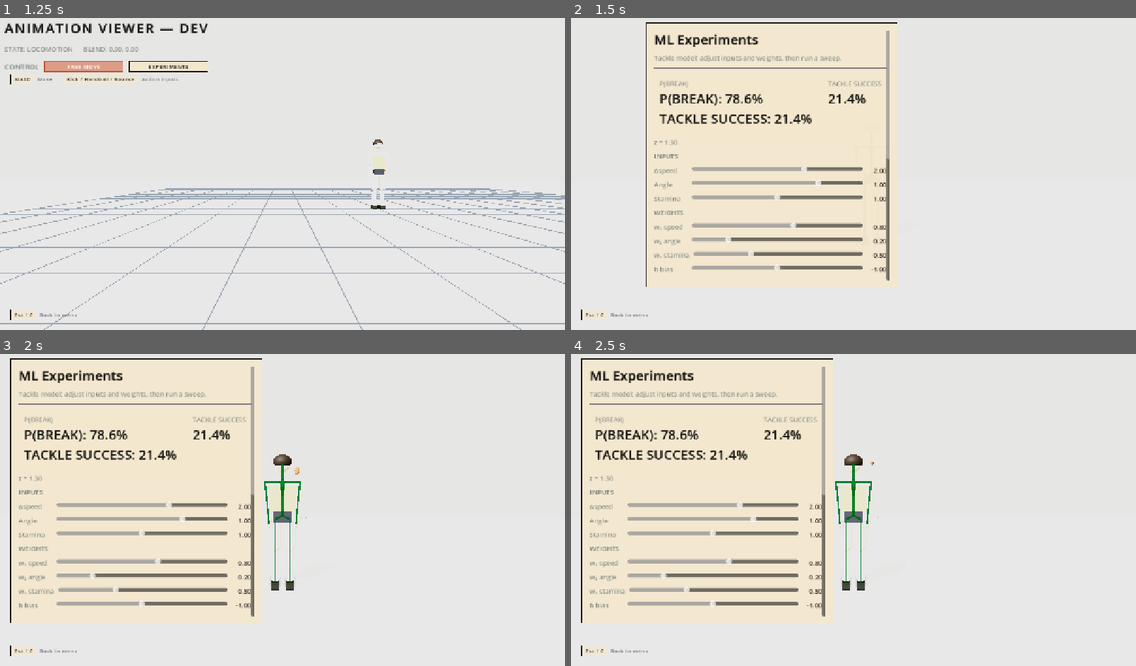
Above: before the commit, frames 1-4 (two rows, left to right).
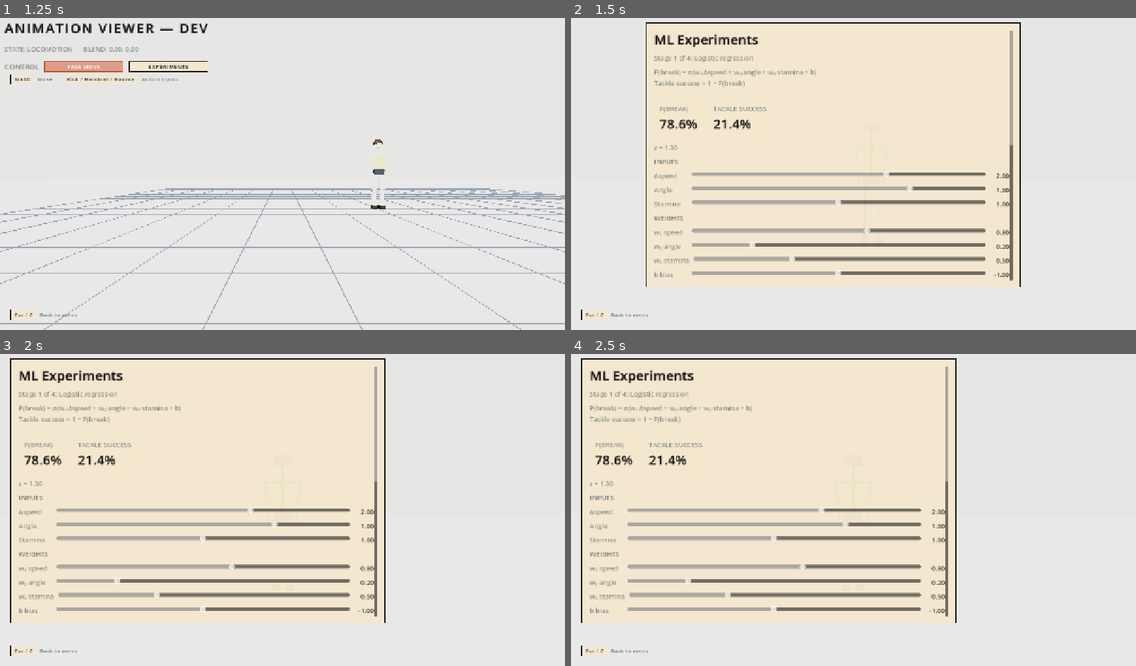
Above: after the commit, the same moments.

Repository: Yaandle/aussie-rules2
Game: Godot game, scene res://scenes/dev/animation_viewer.tscn
The game is run twice, just before and just after one commit, with the same random seed, the same clock (stepped at 60 frames per second) and the same inputs. This scene is started directly instead of the project's main scene.
Inputs (mouse positions are in pixels of both pictures, inside the frame that each line leads up to):
- Up to frame 1 (1.25 s): click "FREE MOVE" at 0.5 s
- Up to frame 2 (1.5 s): click "EXPERIMENTS" at 1.25 s
- Up to frame 3 (2 s): no input
- Up to frame 4 (2.5 s): click (661, 634) at 2 s, where only the run before the commit has a clickable "100 attempts each"

Frame 1 is identical in both runs. In frame 2, 18% of the frame differs, in the area x 14-80%, y 1-87%; in frame 3, 18%, in the area x 3-69%, y 1-87%; in frame 4, 18%.
Error before the commit: Invalid assignment of property or key 'text' with value of type 'String' on a base object of type 'Nil'. (res://scripts/dev/ml_experiment_viewer.gd:304)

Commit message:
update ml viewer

Diff:
--- a/scripts/dev/ml_experiment_viewer.gd
+++ b/scripts/dev/ml_experiment_viewer.gd
@@ -1,5 +1,11 @@
 class_name MLExperimentViewer
 extends RefCounted
+
+const STAGES := ["Logistic regression", "Genetic algorithm", "MLP", "Deep Q-learning"]
+const ACTIVE_STAGE := 0
+const SWEEP_VALUES := [0.0, 0.2, 0.4, 0.6, 0.8]
+
+
 
 ## Split out of animation_viewer.gd: the ML Experiments side panel
 ## (tackle-break-probability model + sweep). Self-contained UI + logic;
@@ -89,7 +95,8 @@
 		UIStyle.TEXT_PRIMARY,
 		UIStyle.WEIGHT_HEAVY
 	))
-	root.add_child(_muted_caption("Tackle model: adjust inputs and weights, then run a sweep."))
+	root.add_child(_muted_caption("Stage %d of %d: %s" % [ACTIVE_STAGE + 1, STAGES.size(), STAGES[ACTIVE_STAGE]]))
+	root.add_child(_muted_caption("P(break) = σ(w₁·Δspeed + w₂·angle + w₃·stamina + b)\nTackle success = 1 − P(break)"))
 	root.add_child(HSeparator.new())
 
 	var metrics := GridContainer.new()
@@ -143,30 +150,21 @@
 	var attempts := OptionButton.new()
 	attempts.add_item("100 attempts each", 100)
 	attempts.add_item("1,000 attempts each", 1000)
+	attempts.add_item("10,000 attempts each", 10000)
+	attempts.select(1)
 	attempts.size_flags_horizontal = Control.SIZE_EXPAND_FILL
 	run_row.add_child(attempts)
 
+	var run_sweep := func() -> void:
+		_run_tackle_experiment(
+			{"dspeed": dspeed.value, "angle": angle.value, "stamina": stamina.value},
+			{"w_speed": w1.value, "w_stamina": w3.value, "bias": bias.value},
+			attempts.get_selected_id()
+		)
+
 	var run := _viewer.make_dev_button("RUN")
-	run.pressed.connect(func() -> void:
-		var n := attempts.get_selected_id()
-		_run_tackle_experiment(
-			dspeed.value,
-			angle.value,
-			stamina.value,
-			w2.value,
-			n
-		)
-	)
+	run.pressed.connect(run_sweep)
 	run_row.add_child(run)
-
-	_run_tackle_experiment(dspeed.value, angle.value, stamina.value, w2.value, attempts.get_selected_id())
-
-	var back_button := _viewer.make_dev_button("← Back")
-	back_button.add_theme_font_size_override(&"font_size", UIStyle.SIZE_LABEL)
-	back_button.pressed.connect(func() -> void:
-		set_open(false)
-	)
-	root.add_child(back_button)
 
 	var legend := HBoxContainer.new()
 	legend.add_theme_constant_override(&"separation", 16)
@@ -177,11 +175,7 @@
 	_chart = TackleChartScript.new()
 	root.add_child(_chart)
 
-	_experiment_results = UIStyle.label(
-		"Results\n—",
-		UIStyle.SIZE_LABEL,
-		UIStyle.TEXT_PRIMARY
-	)
+	_experiment_results = UIStyle.label("RESULTS\n—", UIStyle.SIZE_LABEL, UIStyle.TEXT_PRIMARY)
 	root.add_child(_experiment_results)
 
 	var summary := GridContainer.new()
@@ -190,16 +184,22 @@
 	summary.add_theme_constant_override(&"v_separation", 12)
 	root.add_child(summary)
 
-	var s2_card := _metric_card("0.2 → 0.8")
+	var s2_card := _metric_card("TWO-POINT 0.2 → 0.8")
 	_experiment_s2_label = s2_card.value_label
 	summary.add_child(s2_card.node)
 
-	var sf_card := _metric_card("0.0 → 0.8")
+	var sf_card := _metric_card("FULL RANGE 0.0 → 0.8")
 	_experiment_sf_label = sf_card.value_label
 	summary.add_child(sf_card.node)
 
-	_experiment_status = _muted_caption("Percentage points per weight unit.")
+	_experiment_status = _muted_caption("")
 	root.add_child(_experiment_status)
+
+	var back_button := _viewer.make_dev_button("← Back")
+	back_button.pressed.connect(func() -> void: set_open(false))
+	root.add_child(back_button)
+
+	run_sweep.call()  # last, so every label exists
 
 
 ## Toggled callback target — wire the CONTROL group's EXPERIMENTS button
@@ -255,57 +255,41 @@
 	# TODO: Build experiment visualization cube if desired
 
 
-func _run_tackle_experiment(
-		dspeed: float,
-		angle: float,
-		stamina: float,
-		w2: float,
-		attempts: int
-	) -> void:
+func _run_tackle_experiment(inputs: Dictionary, weights: Dictionary, attempts: int) -> void:
 	var model = TackleModelScript.new()
-	model.w_angle = w2
-
-	var probability := model.p_break(dspeed, angle, stamina)
-	var success_probability := 1.0 - probability
-
-	_experiment_model_label.text = (
-		"P(BREAK): %.1f%%\nTACKLE SUCCESS: %.1f%%"
-		% [probability * 100.0, success_probability * 100.0]
-	)
-
-	var inputs := {
-		"dspeed": dspeed,
-		"angle": angle,
-		"stamina": stamina,
-	}
-
-	var values := [0.0, 0.2, 0.4, 0.6, 0.8]
-	var rows: Array = TackleExperimentScript.sweep(
-		model,
-		"w_angle",
-		values,
-		inputs,
-		attempts,
-		1
-	)
-
-	var result_text := "RESULTS\n"
+	for key in weights:
+		model.set(key, weights[key])
+
+	var rows: Array = TackleExperimentScript.sweep(model, "w_angle", SWEEP_VALUES, inputs, attempts, 1)
+
+	var text := "RESULTS\n"
 	var plot_points: Array[Vector2] = []
 	for row in rows:
-		result_text += (
-			"w₂ %.1f  %.1f%%  [%d/%d]\n"
-			% [row.value, row.rate, row.successes, row.attempts]
-		)
+		text += "w₂ %.1f  %.1f%%  [%d/%d]\n" % [row.value, row.rate, row.successes, row.attempts]
 		plot_points.append(Vector2(row.value, row.rate))
-
-	result_text += "\nSENSITIVITY\n"
-	result_text += "%.1f pp / weight unit" % TackleExperimentScript.slope(rows)
-
-	_experiment_results.text = result_text
-	_experiment_status.text = "MODEL: COMPLETE  |  SIMULATION: WIRED"
+	_experiment_results.text = text
+
+	_experiment_s2_label.text = "%.1f pp/unit" % _slope_between(rows, 0.2, 0.8)
+	_experiment_sf_label.text = "%.1f pp/unit" % _slope_between(rows, 0.0, 0.8)
+
+	var noise := sqrt(0.25 / attempts) * 100.0
+	_experiment_status.text = "%d attempts per setting, noise about ±%.1f pp (1 SE, worst case). Slopes are experimental over the tested range." % [attempts, noise]
 
 	if _chart != null:
 		_chart.set_simulated(plot_points)
+
+
+func _slope_between(rows: Array, from_w: float, to_w: float) -> float:
+	var lo = null
+	var hi = null
+	for row in rows:
+		if is_equal_approx(row.value, from_w):
+			lo = row
+		if is_equal_approx(row.value, to_w):
+			hi = row
+	if lo == null or hi == null:
+		return NAN
+	return (hi.rate - lo.rate) / (to_w - from_w)
 
 
 func _metric_card(caption: String) -> Dictionary:
